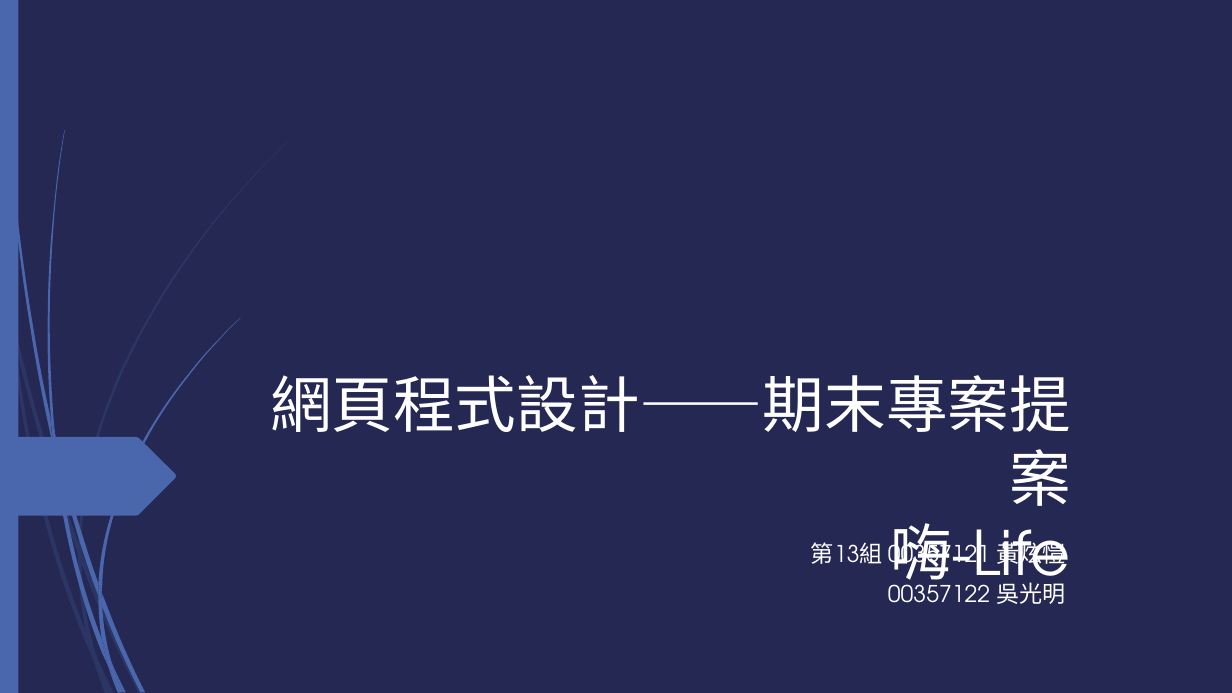
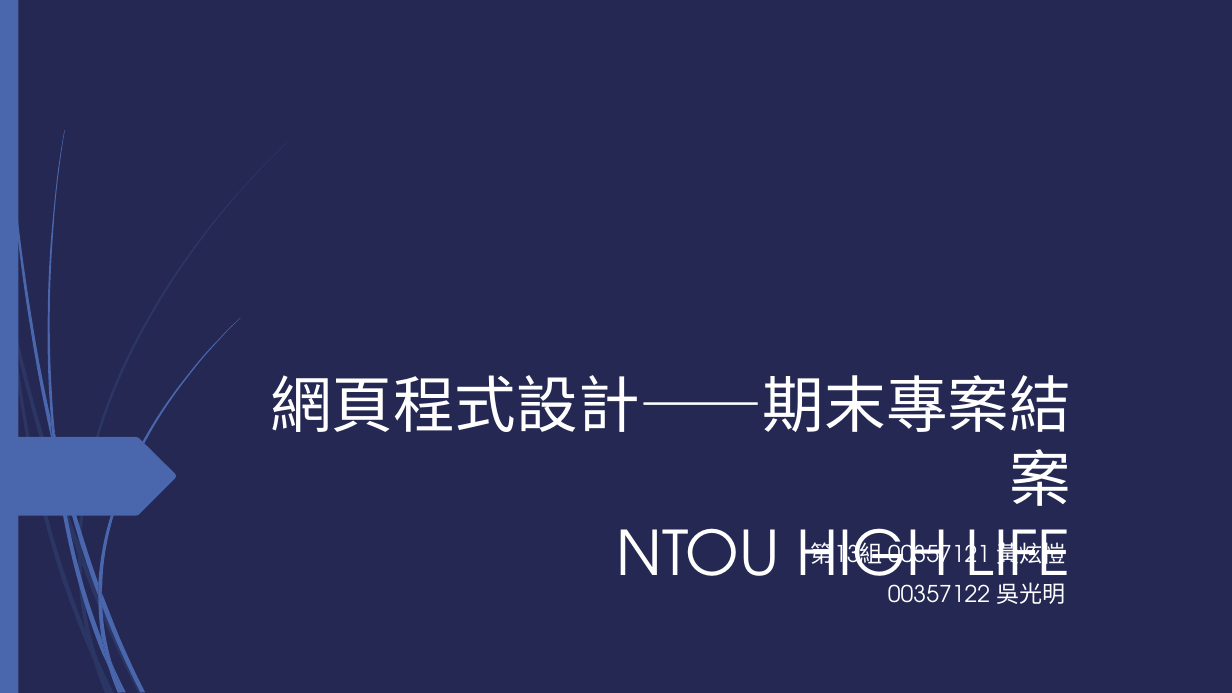
Before and after one commit to aaron850426/aaron850426.github.io, a slide deck: slide 1 of document.pptx. Drawn at 1232x693 pixels with LibreOffice and Linux fonts; fonts in the diff are those of the drawing. Boxes give left, top, right and bottom in pixels: in the first picture for what was removed or moved away, otherwise in the second. Text is boxed around its words. In the diff, an @@ line names an element or a change of style, - is before the commit and + after.

```diff
--- a/document.pptx
+++ b/document.pptx
@@ title at [270,375,1071,604]: text changed @@
-網頁程式設計――期末專案提案
-嗨-Life
+網頁程式設計――期末專案結案
+NTOU HIGH LIFE
```
Also in this commit, not shown: 5 other slides changed, 7 slides added, 16 other files.
